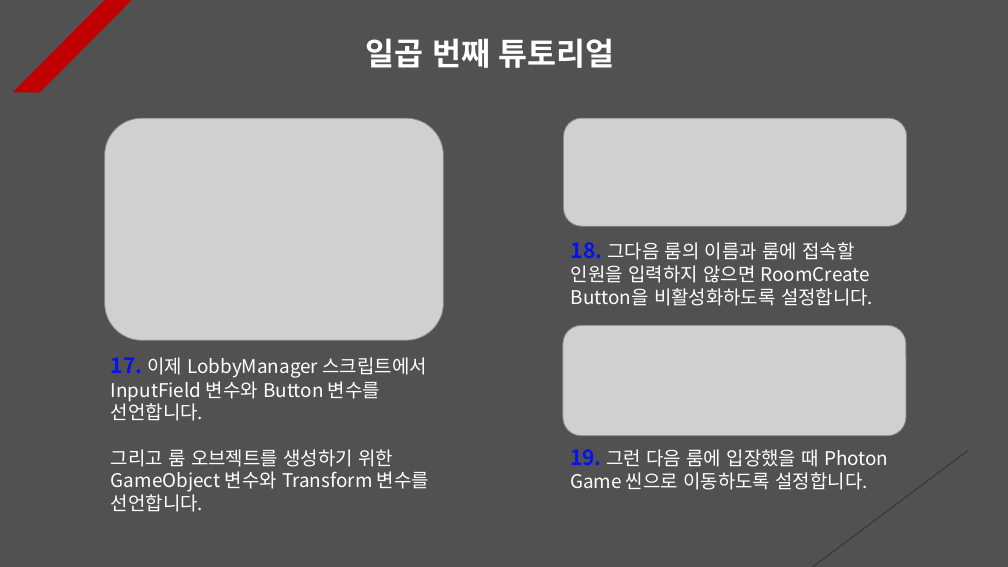
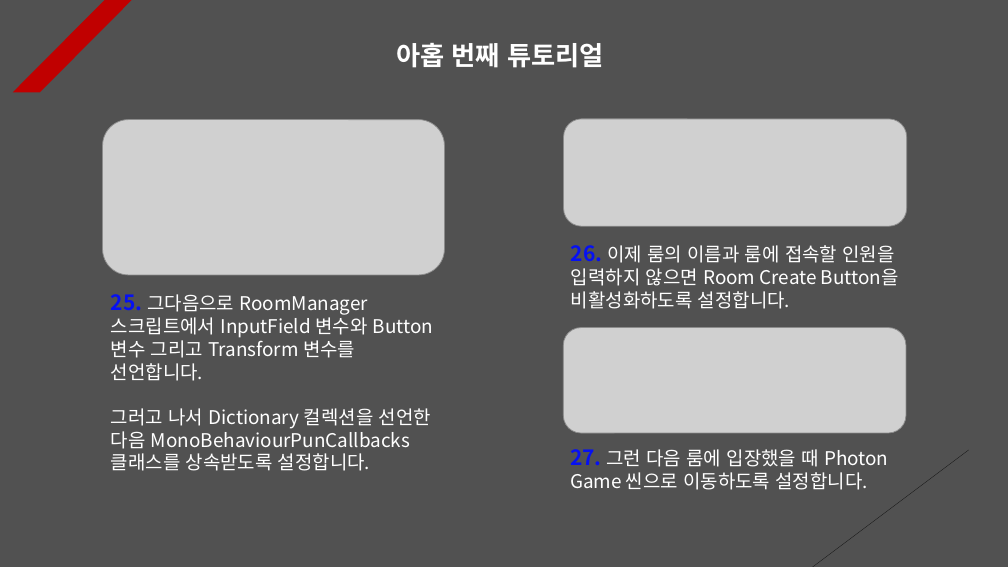
Before and after one commit to Unity2033/3D-UnityEngine, a slide deck: slide 9 of Assets/Class/Photon Server/PPT Data/Photon Room.pptx (slide 7 before the commit). Drawn at 1008x567 pixels with LibreOffice and Linux fonts; fonts in the diff are those of the drawing; grey boxes stand for pictures. Boxes give left, top, right and bottom in pixels: in the first picture for what was removed or moved away, otherwise in the second. Text is boxed around its words. In the diff, an @@ line names an element or a change of style, - is before the commit and + after.

Commit message:
Photon Server PPT Data Update
- Create room object using resource
  load

```diff
--- a/Assets/Class/Photon Server/PPT Data/Photon Room.pptx
+++ b/Assets/Class/Photon Server/PPT Data/Photon Room.pptx
@@ text at (396, 43, 603, 68): text changed; size 30 to 25 pt @@
-일곱 번째 튜토리얼
+아홉 번째 튜토리얼
@@ picture: place and size @@
-picture at (104, 118, 443, 340)
+picture at (103, 119, 445, 274)
@@ text at (571, 245, 899, 309): text changed @@
-18. 그다음 룸의 이름과 룸에 접속할 인원을 입력하지 않으면 RoomCreate Button을 비활성화하도록 설정합니다.
+26. 이제 룸의 이름과 룸에 접속할 인원을 입력하지 않으면 Room Create Button을 비활성화하도록 설정합니다.
@@ text at (111, 294, 431, 471): text changed @@
-17. 이제 LobbyManager 스크립트에서 InputField 변수와 Button 변수를 선언합니다.
-그리고 룸 오브젝트를 생성하기 위한 GameObject 변수와 Transform 변수를 선언합니다.
+25. 그다음으로 RoomManager 스크립트에서 InputField 변수와 Button 변수 그리고 Transform 변수를 선언합니다.
+그러고 나서 Dictionary 컬렉션을 선언한 다음 MonoBehaviourPunCallbacks 클래스를 상속받도록 설정합니다.
@@ text at (570, 449, 888, 490): text changed @@
-19. 그런 다음 룸에 입장했을 때 Photon Game 씬으로 이동하도록 설정합니다.
+27. 그런 다음 룸에 입장했을 때 Photon Game 씬으로 이동하도록 설정합니다.
```
Also in this commit, not shown: 7 other slides changed, 5 slides added, 3 slides removed, 8 other files.
